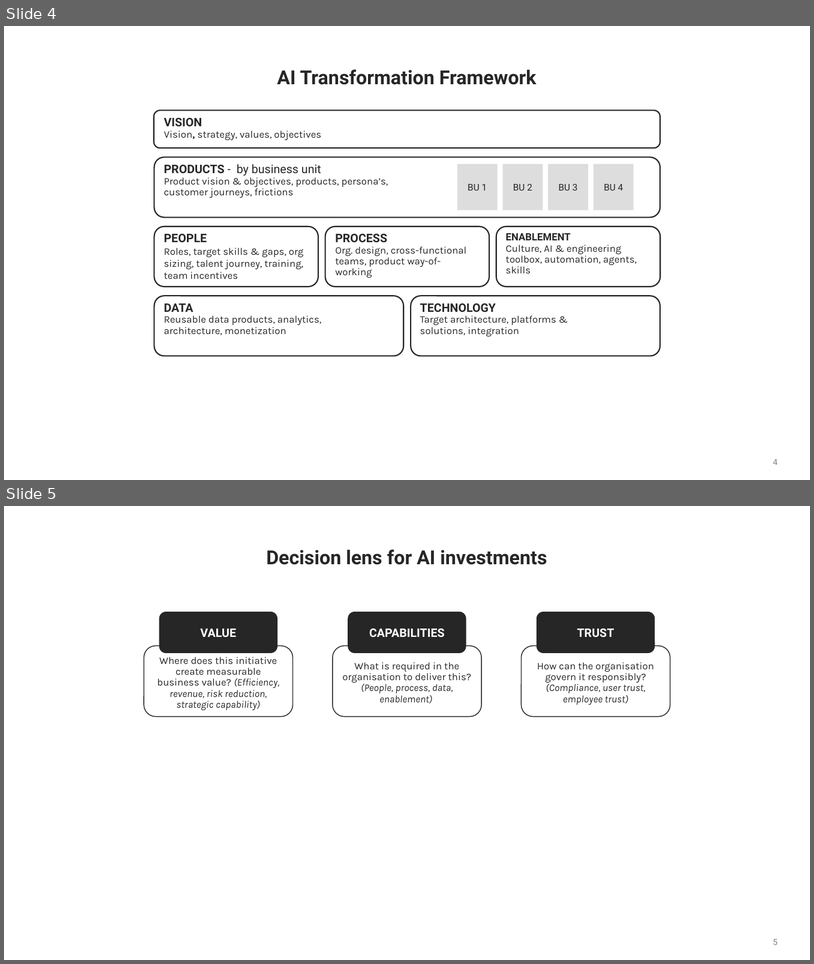
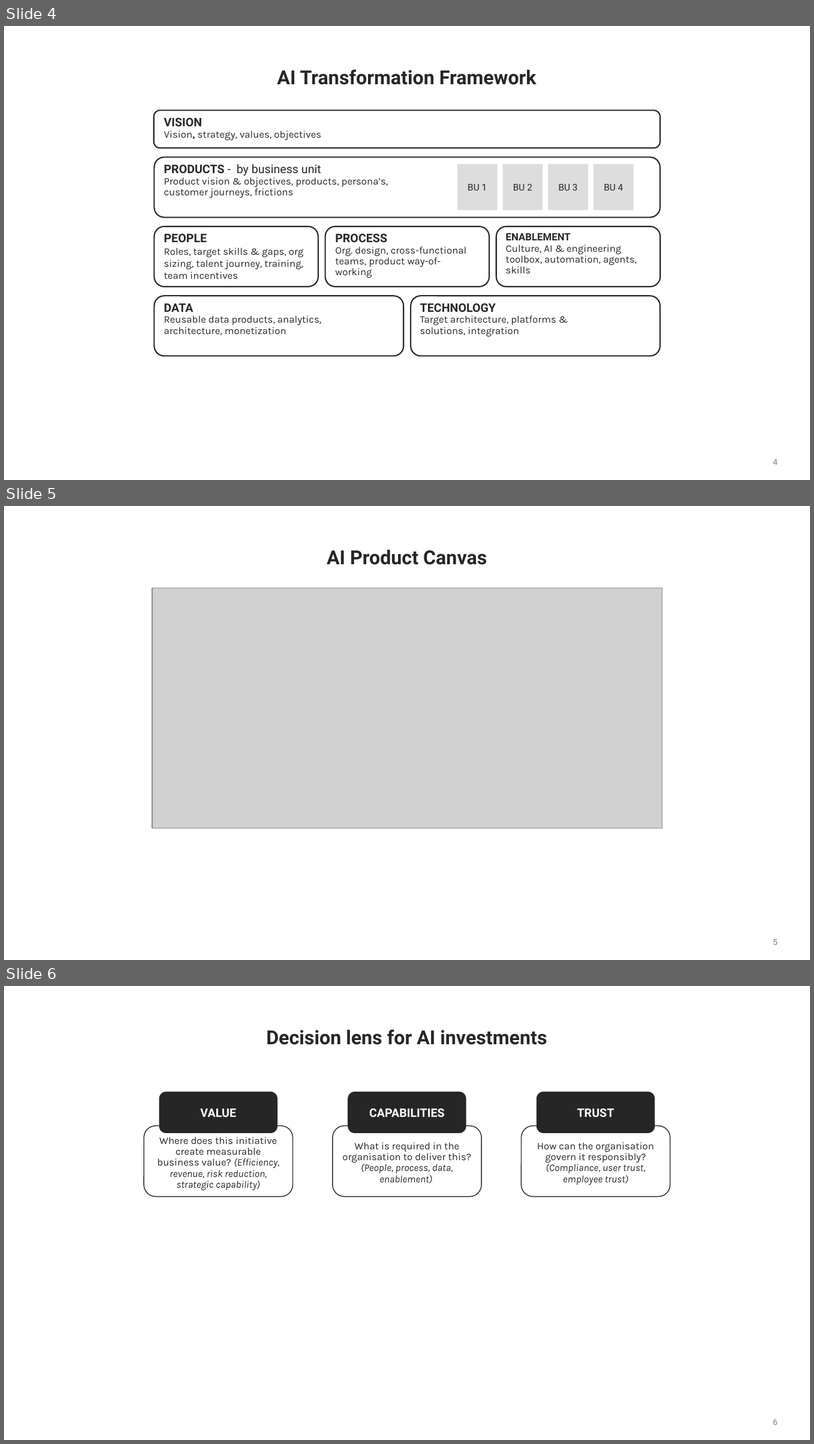
Before and after one commit to shartgers/book, a slide deck: input/AI Transformation framework for European CEO’s.pptx. Shown one above the other, each under a label of ours: slides 4 and 5 before the commit, slides 4, 5 and 6 after it. The pictures are 814x964 and 814x1444 pixels, drawn with LibreOffice and Linux fonts; fonts in the diff are those of the drawing; grey boxes stand for pictures; background and template pictures are left out. Boxes give left, top, right and bottom in pixels: in the first picture for what was removed or moved away, otherwise in the second. Text is boxed around its words. In the diff, an @@ line names an element or a change of style, - is before the commit and + after.

```diff
--- a/input/AI Transformation framework for European CEO’s.pptx
+++ b/input/AI Transformation framework for European CEO’s.pptx
@@ slide 5 added at bbox=[4, 506, 810, 960], background #FFFFFF; not listed: 1 template element that a slide beside it also shows @@
@@ title added at bbox=[327, 550, 487, 565], 23 pt, text #262626, bold @@
+AI Product Canvas
@@ picture added at bbox=[152, 588, 663, 828] @@
@@ what was slide 5 is now slide 6 @@
@@ page number at bbox=[773, 1419, 778, 1425]: text changed @@
-5
+6
```
Also in this commit, not shown: 1 slide changed, 39 other files.
